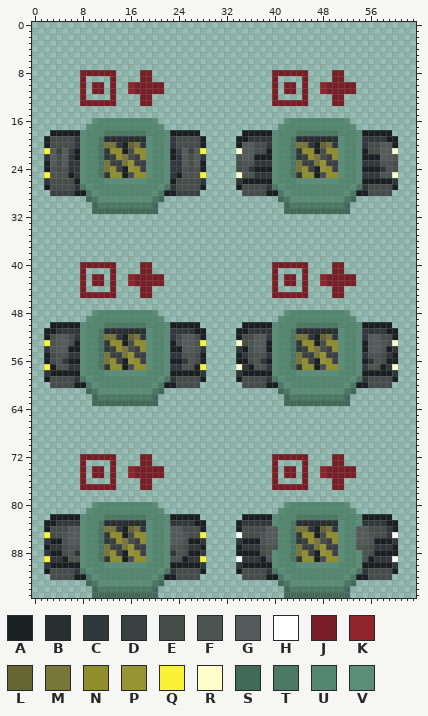
One commit to this sprite sheet: Resources/Textures/_RMC14/Structures/Machines/Medical/medilink.rsi/medlink_green_clamping.png. Above, as it was before the edit.
The file is 64x96 pixels. Colours within 5 levels of each other are drawn and written as one.
Palette (. is transparent): A #1a2022  B #292f31  C #31383b  D #3b4140  E #464d4b  F #4c5452  G #535c5b  H #ffffff  J #791e27  K #90242d  L #666632  M #77773a  N #918e2c  P #979533  Q #fbf236  R #ffffcc  S #426a58  T #4b7a64  U #53876f  V #5b8e76
Pixels before, first column x 2:
 8 ......JJJJJJ....JJ....................JJJJJJ....JJ.........
 9 ......J....J....JJ....................J....J....JJ.........
10 ......J.JJ.J..KJJJJJ..................J.JJ.J..KJJJJJ.......
11 ......J.JJ.J..KJJJJJ..................J.JJ.J..KJJJJJ.......
12 ......J....J....JJ....................J....J....JJ.........
13 ......JJJJJJ....JJ....................JJJJJJ....JJ.........
14 ...........................................................
15 ...........................................................
16 ........VUUUUUUUUUV.....................VUUUUUUUUUV........
17 .......VUUUUUUUUUUUV...................VUUUUUUUUUUUV.......
18 .AAAAAVUUUTTTTTTTUUUVAAAAA.......AAAAAVUUUTTTTTTTUUUVAAAAA.
19 AEEEECVUUTBBBBBBBVUUVCEEEEA.....AACCCCVUUTBBBBBBBVUUVCCCCAA
20 AEEEECVUUTMMCALMCVUUVCEEEEA.....AGGEECVUUTMMCALMCVUUVCEEGGA
21 QGDGDAVUUTCNNAENNVUUVADGDGQ.....RGGEEAVUUTCNNAENNVUUVAEEGGR
22 CGEGCAVUUTCDNMEDNVUUVACGEGC.....FGGAAAVUUTCDNMEDNVUUVAAAGGF
23 AGEGCCVUUTMDDMPDDVUUVCCGEGA.....EFFCCCVUUTMDDMPDDVUUVCCCFFE
24 AFEFCCVUUTMNDAPNDVUUVCCFEFA.....EFCAAAVUUTMNDAPNDVUUVAAACFE
25 QFFFACVUUTCNNAENNVUUVCAFFFQ.....RFFCCCVUUTCNNAENNVUUVCCCFFR
26 CEEEEAVUUUVVVVVVVUUUVAEEEEC.....CAAAAAVUUUVVVVVVVUUUVAAAAAC
27 AEEEECTVUUUUUUUUUUUVTCEEEEA.....AEEEECTVUUUUUUUUUUUVTCEEEEA
28 .DDDDAATVUUUUUUUUUVTAADDDD.......EEEEAATVUUUUUUUUUVTAAEEEE.
29 .......STVVVVVVVVVTS...................STVVVVVVVVVTS.......
30 ........STTTTTTTTTS.....................STTTTTTTTTS........
31 ........SSSSSSSSSSS.....................SSSSSSSSSSS........
32 ...........................................................
33 ...........................................................
34 ...........................................................
35 ...........................................................
36 ...........................................................
37 ...........................................................
38 ...........................................................
39 ...........................................................
40 ......JJJJJJ....JJ....................JJJJJJ....JJ.........
41 ......J....J....JJ....................J....J....JJ.........
42 ......J.JJ.J..KJJJJJ..................J.JJ.J..KJJJJJ.......
43 ......J.JJ.J..KJJJJJ..................J.JJ.J..KJJJJJ.......
44 ......J....J....JJ....................J....J....JJ.........
45 ......JJJJJJ....JJ....................JJJJJJ....JJ.........
46 ...........................................................
47 ...........................................................
48 ........VUUUUUUUUUV.....................VUUUUUUUUUV........
49 .......VUUUUUUUUUUUV...................VUUUUUUUUUUUV.......
50 .AAAAAVUUUTTTTTTTUUUVAAAAA.......AAAAAVUUUTTTTTTTUUUVAAAAA.
51 AACCCCVUUTBBBBBBBVUUVCCCCAA.....AACCCCVUUTBBBBBBBVUUVCCCCAA
52 AEGGECVUUTMMCALMCVUUVCEGGEA.....AEEGGCVUUTMMCALMCVUUVCGGEEA
53 QFGGEAVUUTCNNAENNVUUVAEGGFQ.....REFGGAVUUTCNNAENNVUUVAGGFER
54 CFGGAAVUUTCDNMEDNVUUVAAGGFC.....CAFGGAVUUTCDNMEDNVUUVAGGFAC
55 AEFFCCVUUTMDDMPDDVUUVCCFFEA.....ACEFFCVUUTMDDMPDDVUUVCFFECA
56 AEFCAAVUUTMNDAPNDVUUVAACFEA.....AAEFCAVUUTMNDAPNDVUUVACFEAA
57 QAFFCCVUUTCNNAENNVUUVCCFFAQ.....RCAFFCVUUTCNNAENNVUUVCFFACR
58 CAAAAAVUUUVVVVVVVUUUVAAAAAC.....CAAAAAVUUUVVVVVVVUUUVAAAAAC
59 AEEEECTVUUUUUUUUUUUVTCEEEEA.....AEEEECTVUUUUUUUUUUUVTCEEEEA
60 .EEEEAATVUUUUUUUUUVTAAEEEE.......EEEEAATVUUUUUUUUUVTAAEEEE.
61 .......STVVVVVVVVVTS...................STVVVVVVVVVTS.......
62 ........STTTTTTTTTS.....................STTTTTTTTTS........
63 ........SSSSSSSSSSS.....................SSSSSSSSSSS........
64 ...........................................................
65 ...........................................................
66 ...........................................................
67 ...........................................................
68 ...........................................................
69 ...........................................................
70 ...........................................................
71 ...........................................................
72 ......JJJJJJ....JJ....................JJJJJJ....JJ.........
73 ......J....J....JJ....................J....J....JJ.........
74 ......J.JJ.J..KJJJJJ..................J.JJ.J..KJJJJJ.......
75 ......J.JJ.J..KJJJJJ..................J.JJ.J..KJJJJJ.......
76 ......J....J....JJ....................J....J....JJ.........
77 ......JJJJJJ....JJ....................JJJJJJ....JJ.........
78 ...........................................................
79 ...........................................................
80 ........VUUUUUUUUUV.....................VUUUUUUUUUV........
81 .......VUUUUUUUUUUUV...................VUUUUUUUUUUUV.......
82 .AAAAAVUUUTTTTTTTUUUVAAAAA.......AAAAAVUUUTTTTTTTUUUVAAAAA.
83 AACCCCVUUTBBBBBBBVUUVCCCCAA.....ACCCCCVUUTBBBBBBBVUUVCCCCAA
84 AEEEGGVUUTMMCALMCVUUVGGEEEA.....AEEEEGGUUTMMCALMCVUUGGEEECA
85 QEEFGGVUUTCNNAENNVUUVGGFEEQ.....HEEEFGGUUTCNNAENNVUUGGFEECH
86 CAAFGGVUUTCDNMEDNVUUVGGFAAC.....CAAAFGGUUTCDNMEDNVUUGGFAAAC
87 ACCEFFVUUTMDDMPDDVUUVFFECCA.....ACCCEFFUUTMDDMPDDVUUFFECCCA
88 CAAEFCVUUTMNDAPNDVUUVCFEAAC.....AAAAEFVUUTMNDAPNDVUUVFEAAAA
89 QCCAFFVUUTCNNAENNVUUVFFACCQ.....HCCCAFVUUTCNNAENNVUUVFACCCH
90 CAAAAAVUUUVVVVVVVUUUVAAAAAC.....CAAAAAVUUUVVVVVVVUUUVAAAAAC
91 AEEEECTVUUUUUUUUUUUVTCEEEEA.....AEEEECTVUUUUUUUUUUUVTCEEEEA
92 .EEEEAATVUUUUUUUUUVTAAEEEE.......EEEEAATVUUUUUUUUUVTAAEEEE.
93 .......STVVVVVVVVVTS...................STVVVVVVVVVTS.......
94 ........STTTTTTTTTS.....................STTTTTTTTTS........
95 ........SSSSSSSSSSS.....................SSSSSSSSSSS........
New version:
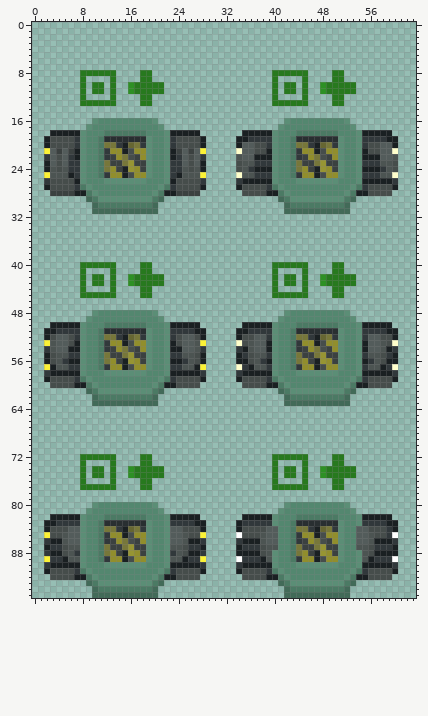
The edit:
colour J: #791e27 -> #27791e
colour K: #90242d -> #2d9024
